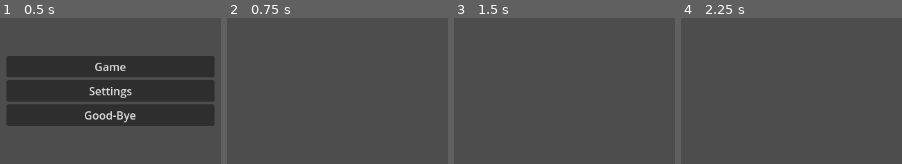
Above: before the commit, frames 1-4 (left to right).
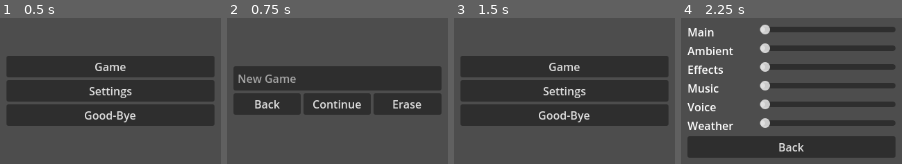
Above: after the commit, the same moments.

Repository: gsizer/framework
Game: Godot game, scene res://scene/gui.tscn
Same seed, same stepped clock (60 frames per second), same inputs: the game is played once before the commit and once after it.
Inputs (mouse positions are in pixels of both pictures, inside the frame that each line leads up to):
- Up to frame 1 (0.5 s): no input
- Up to frame 2 (0.75 s): click "Game" at 0.5 s
- Up to frame 3 (1.5 s): click (493, 104) at 1.25 s, where only the run after the commit has a clickable "Back"
- Up to frame 4 (2.25 s): click (791, 91) at 2 s, where only the run after the commit has a clickable "Settings"

Frame 1 is identical in both runs. In frame 2, 28% of the frame differs, in the area x 3-97%, y 32-67%; in frame 3, 40%, in the area x 3-97%, y 26-74%; in frame 4, 31%.
Error before the commit: Cannot call method 'get_open_error' on a null value. (res://script/gui.gd:40)

Commit message:
GUI update
add bindings for controls, include prefs.cfg, directory listing for saves.

Diff:
--- /dev/null
+++ b/Framework-godot/data/prefs.cfg
@@ -0,0 +1,8 @@
+[Audio]
+
+Ambient=10.0
+Effects=20.0
+Main=30.0
+Music=40.0
+Weather=50.0
+Voice=60.0
--- a/Framework-godot/scene/gui.tscn
+++ b/Framework-godot/scene/gui.tscn
@@ -69,6 +69,31 @@
 
 [node name="listSaveGames" type="ItemList" parent="MenuGame/vbGameListing"]
 layout_mode = 2
+size_flags_vertical = 3
+allow_reselect = true
+auto_height = true
+item_count = 1
+item_0/text = "New Game"
+
+[node name="HBoxContainer" type="HBoxContainer" parent="MenuGame/vbGameListing"]
+layout_mode = 2
+size_flags_vertical = 3
+alignment = 1
+
+[node name="btnGameBack" type="Button" parent="MenuGame/vbGameListing/HBoxContainer"]
+layout_mode = 2
+size_flags_horizontal = 3
+text = "Back"
+
+[node name="btnGameLoad" type="Button" parent="MenuGame/vbGameListing/HBoxContainer"]
+layout_mode = 2
+size_flags_horizontal = 3
+text = "Continue"
+
+[node name="btnGameErase" type="Button" parent="MenuGame/vbGameListing/HBoxContainer"]
+layout_mode = 2
+size_flags_horizontal = 3
+text = "Erase"
 
 [node name="MenuConfig" type="CenterContainer" parent="."]
 visible = false
@@ -182,6 +207,10 @@
 [connection signal="pressed" from="MenuMain/VBoxContainer/btnConfig" to="." method="_on_btn_config_pressed"]
 [connection signal="pressed" from="MenuMain/VBoxContainer/btnExit" to="." method="_on_btn_exit_pressed"]
 [connection signal="visibility_changed" from="MenuGame" to="." method="_on_menu_game_visibility_changed"]
+[connection signal="item_selected" from="MenuGame/vbGameListing/listSaveGames" to="." method="_on_list_save_games_item_selected"]
+[connection signal="pressed" from="MenuGame/vbGameListing/HBoxContainer/btnGameBack" to="." method="_on_btn_game_back_pressed"]
+[connection signal="pressed" from="MenuGame/vbGameListing/HBoxContainer/btnGameLoad" to="." method="_on_btn_game_load_pressed"]
+[connection signal="pressed" from="MenuGame/vbGameListing/HBoxContainer/btnGameErase" to="." method="_on_btn_game_erase_pressed"]
 [connection signal="visibility_changed" from="MenuConfig" to="." method="_on_menu_config_visibility_changed"]
 [connection signal="value_changed" from="MenuConfig/VBoxContainer/hbVolumeMain/hsVolMain" to="." method="_on_hs_vol_main_value_changed"]
 [connection signal="value_changed" from="MenuConfig/VBoxContainer/hbVolumeAmbient/hsVolAmbient" to="." method="_on_hs_vol_ambient_value_changed"]
--- a/Framework-godot/script/gui.gd
+++ b/Framework-godot/script/gui.gd
@@ -1,6 +1,11 @@
 extends Control
 
 const Channels : Array[String] = ["Main", "Ambient", "Effects", "Music", "Weather", "Voice"]
+
+var MainMenu : CenterContainer
+var GameMenu : CenterContainer
+var ConfigMenu : CenterContainer
+var SaveFileList : ItemList
 
 var Main : float = 0.0
 var Ambient : float = 0.0
@@ -9,20 +14,9 @@
 var Weather : float = 0.0
 var Voice : float = 0.0
 
-###
-# Main Menu
-###
-func _on_btn_game_pressed():
-	toggle_menu($MenuMain)
-	toggle_menu($MenuGame)
-
-func _on_btn_config_pressed():
-	toggle_menu($MenuMain)
-	toggle_menu($MenuConfig)
-
-func _on_btn_exit_pressed():
-	get_tree().root.propagate_notification(NOTIFICATION_WM_CLOSE_REQUEST)
-	get_tree().quit()
+func adjust_volume(channel:int, volume:float)->void:
+	AudioServer.set_bus_volume_db(channel, volume)
+	Manager.CfgData.set_value("Audio", Channels[channel], volume)
 
 func toggle_menu(menu:CenterContainer)->void:
 	if menu.visible:
@@ -30,58 +24,103 @@
 	else:
 		menu.show()
 
+func _ready():
+	MainMenu = $MenuMain
+	ConfigMenu = $MenuConfig
+	GameMenu = $MenuGame
+	SaveFileList = $MenuGame/vbGameListing/listSaveGames
+
+###
+# Main Menu
+###
+func _on_btn_game_pressed():
+	toggle_menu(MainMenu)
+	toggle_menu(GameMenu)
+
+func _on_btn_config_pressed():
+	toggle_menu(MainMenu)
+	toggle_menu(ConfigMenu)
+
+func _on_btn_exit_pressed():
+	get_tree().root.propagate_notification(NOTIFICATION_WM_CLOSE_REQUEST)
+	get_tree().quit()
+
 ###
 # Game Menu
 ###
 func _on_menu_game_visibility_changed():
 	if $MenuGame.visible:
 	# get listing of save files
-		var dir := DirAccess.open("user://data")
-		if not dir.get_open_error():
-			print_debug("User data directory:", dir.get_open_error())
-		for file in dir.get_files() : $MenuGame/vbGameListing/listSaveGames.add_item(file)
+		var dir : DirAccess = DirAccess.open("user://")
+		if DirAccess.get_open_error() == OK: # this should be OK=0=TRUE
+			dir.change_dir("user://data/")
+			dir.list_dir_begin()
+			for file in dir.get_files():
+				if file.ends_with("json"):
+					$MenuGame/vbGameListing/listSaveGames.add_item(file)
+			dir.list_dir_end()
+		else:
+			dir.make_dir("user://data/")
+
+func _on_list_save_games_item_selected(index):
+	if index != 0:
+		Manager.SaveFile = SaveFileList.get_item_text(index)
+	else:
+		Manager.SaveFile = Manager.newGameFile
+
+func _on_btn_game_back_pressed():
+	toggle_menu(GameMenu)
+	toggle_menu(MainMenu)
+
+func _on_btn_game_load_pressed():
+	pass # Replace with function body.
+
+func _on_btn_game_erase_pressed():
+	pass
 
 ###
 # Configuration Menu
 ###
 func _on_menu_config_visibility_changed():
-	Main = Manager.CfgData.get_value("Audio", "Main", 0.0)
-	Ambient = Manager.CfgData.get_value("Audio", "Ambient", 0.0)
-	Effects = Manager.CfgData.get_value("Audio", "Effects", 0.0)
-	Music = Manager.CfgData.get_value("Audio", "Music", 0.0)
-	Weather = Manager.CfgData.get_value("Audio", "Weather", 0.0)
-	Voice = Manager.CfgData.get_value("Audio", "Voice", 0.0)
+	if $MenuConfig.visible:
+		Main = Manager.CfgData.get_value("Audio", "Main", 0.0)
+		Ambient = Manager.CfgData.get_value("Audio", "Ambient", 0.0)
+		Effects = Manager.CfgData.get_value("Audio", "Effects", 0.0)
+		Music = Manager.CfgData.get_value("Audio", "Music", 0.0)
+		Weather = Manager.CfgData.get_value("Audio", "Weather", 0.0)
+		Voice = Manager.CfgData.get_value("Audio", "Voice", 0.0)
+		$MenuConfig/VBoxContainer/hbVolumeMain/hsVolMain.set_value_no_signal(Main)
+		$MenuConfig/VBoxContainer/hbVolumeAmbient/hsVolAmbient.set_value_no_signal(Ambient)
+		$MenuConfig/VBoxContainer/hbVolumeEffects/hsVolEffects.set_value_no_signal(Effects)
+		$MenuConfig/VBoxContainer/hbVolumeMusic/hsVolMusic.set_value_no_signal(Music)
+		$MenuConfig/VBoxContainer/hbVolumeVoice/hsVolVoice.set_value_no_signal(Voice)
+		$MenuConfig/VBoxContainer/hbVolumeWeather/hsVolWeather.set_value_no_signal(Weather)
 
 func _on_hs_vol_main_value_changed(value):
 	Main = value
-	AudioServer.set_bus_volume_db(0, value)
-	Manager.CfgData.set_value("Audio", "Main", value)
+	adjust_volume(0, value)
 
 func _on_hs_vol_ambient_value_changed(value):
 	Ambient = value
-	AudioServer.set_bus_volume_db(1, value)
-	Manager.CfgData.set_value("Audio", "Ambient", value)
+	adjust_volume(1, value)
 
 func _on_hs_vol_effects_value_changed(value):
 	Effects = value
-	AudioServer.set_bus_volume_db(2, value)
-	Manager.CfgData.set_value("Audio", "Effects", value)
+	adjust_volume(2, value)
 
 func _on_hs_vol_music_value_changed(value):
 	Music = value
-	AudioServer.set_bus_volume_db(3, value)
-	Manager.CfgData.set_value("Audio", "Music", value)
+	adjust_volume(3, value)
 
 func _on_hs_vol_voice_value_changed(value):
 	Voice = value
-	AudioServer.set_bus_volume_db(4, value)
-	Manager.CfgData.set_value("Audio", "Voice", value)
+	adjust_volume(4, value)
 
 func _on_hs_vol_weather_value_changed(value):
 	Weather = value
-	AudioServer.set_bus_volume_db(5, value)
-	Manager.CfgData.set_value("Audio", "Weather", value)
+	adjust_volume(5, value)
 
 func _on_btn_cfg_close_pressed():
-	toggle_menu($MenuConfig)
-	toggle_menu($MenuMain)
+	Manager.SaveConfig()
+	toggle_menu(ConfigMenu)
+	toggle_menu(MainMenu)
--- a/Framework-godot/script/manager.gd
+++ b/Framework-godot/script/manager.gd
@@ -1,10 +1,11 @@
 extends Node
 
 const sysData : String = "res://data"
+const cfgDefPref : String = "res://data/prefs.cfg"
 const usrData : String = "user://data"
-const cfgDefaults : String = "res://data/defaults.cfg"
 const cfgUserPref : String = "user://data/prefs.cfg"
-const SaveExt : String = "json"
+const newGameFile : String = "res://scene/default.tscn"
+var SaveFile : String = "res://data/default.tscn"
 
 var CfgData := ConfigFile.new()
 
@@ -12,21 +13,28 @@
 func _ready():
 	# test for resource data directory and create if not found
 	var dir := DirAccess.open("res://")
-	if not dir.dir_exists(sysData) : dir.make_dir(sysData)
-	# reset configuration
+	if not dir.dir_exists(sysData) :
+		dir.make_dir(sysData)
+	# load or reset configuration
 	CfgData.clear()
-	# load or set defaults
-	if not CfgData.load(cfgDefaults) : set_config_defaults()
+	if not CfgData.load(cfgDefPref) :
+		set_config_defaults()
 	# test for user data directory and create if not found
-	if not dir.dir_exists(usrData) : dir.make_dir(usrData)
+	dir = DirAccess.open("user://")
+	if not dir.dir_exists(usrData) :
+		dir.make_dir(usrData)
 	# load user preferences overwriting and appending to defaults
-	CfgData.load(cfgUserPref)
+	if not CfgData.load(cfgUserPref) :
+		set_config_defaults()
 
 func set_config_defaults()->void:
+	print_debug("Writing default configuration.")
 	CfgData.set_value("Audio","Ambient",0.0)
 	CfgData.set_value("Audio","Effects",0.0)
 	CfgData.set_value("Audio","Main",0.0)
 	CfgData.set_value("Audio","Music",0.0)
 	CfgData.set_value("Audio","Weather",0.0)
 	CfgData.set_value("Audio","Voice",0.0)
-	print_debug(CfgData)
+
+func SaveConfig()->void:
+	CfgData.save(cfgUserPref)
